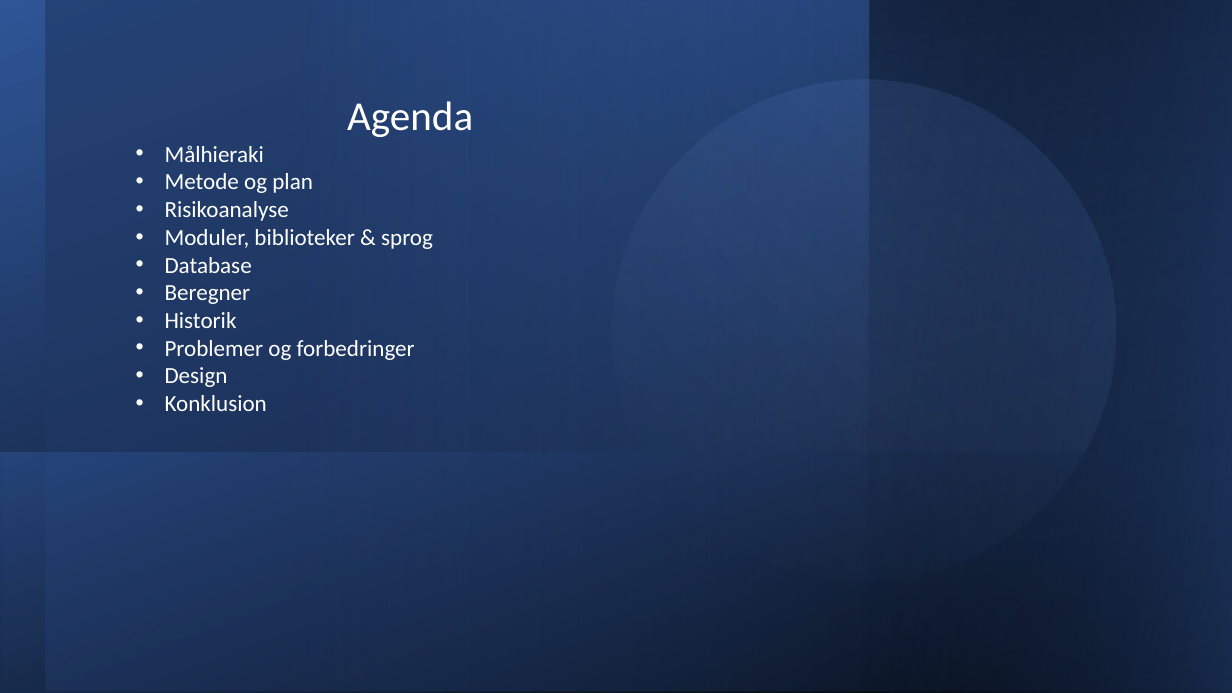
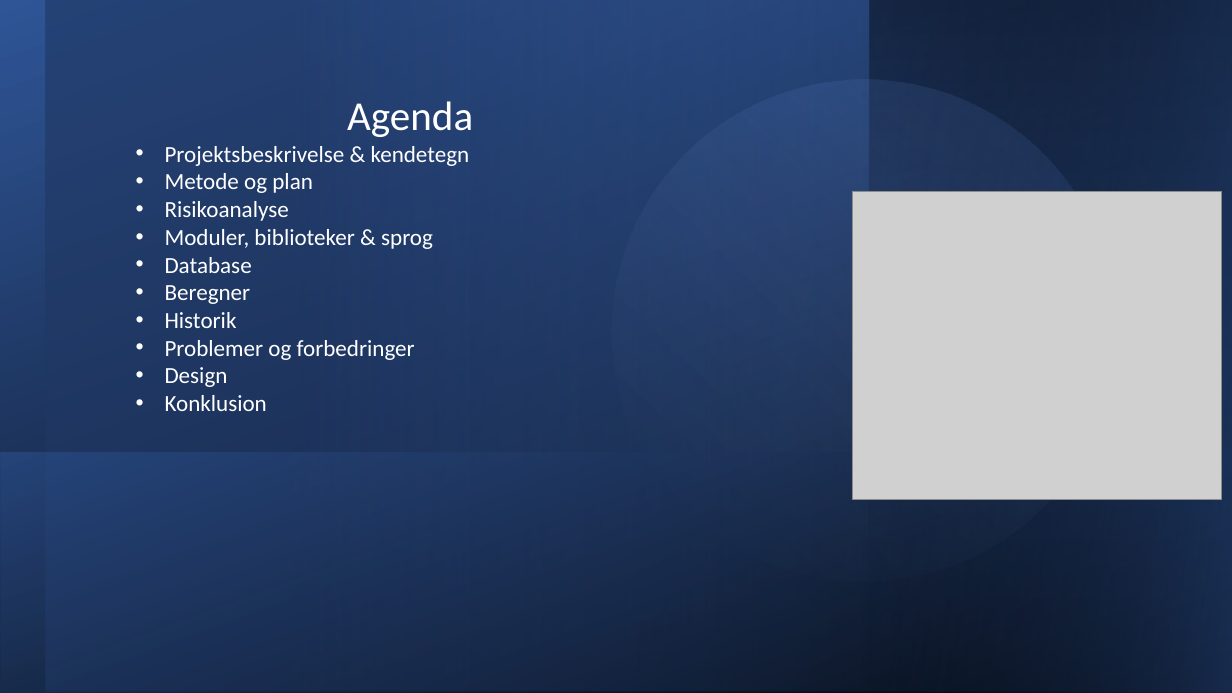
Before and after one commit to JeZoonia/Projekt-1sem, a slide deck: slide 2 of Præsentation/Eksamen.pptx. Drawn at 1232x693 pixels with LibreOffice and Linux fonts; fonts in the diff are those of the drawing; grey boxes stand for pictures. Boxes give left, top, right and bottom in pixels: in the first picture for what was removed or moved away, otherwise in the second. Text is boxed around its words. In the diff, an @@ line names an element or a change of style, - is before the commit and + after.

```diff
--- a/Præsentation/Eksamen.pptx
+++ b/Præsentation/Eksamen.pptx
@@ text at [165,146,470,166]: text changed @@
-• Målhieraki
+• Projektsbeskrivelse & kendetegn
@@ picture added at [852,191,1222,499] @@
```
Also in this commit, not shown: 13 other slides changed, 2 slides added, 1 slide removed.
